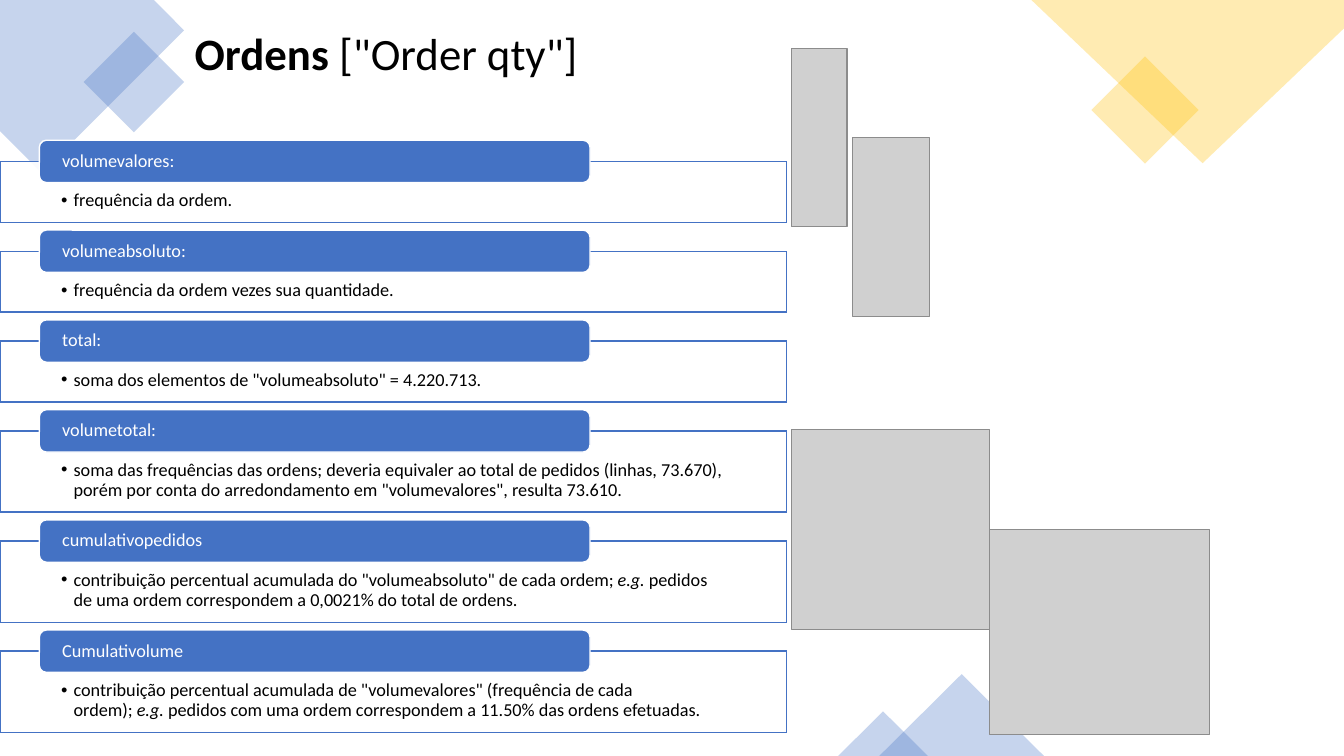
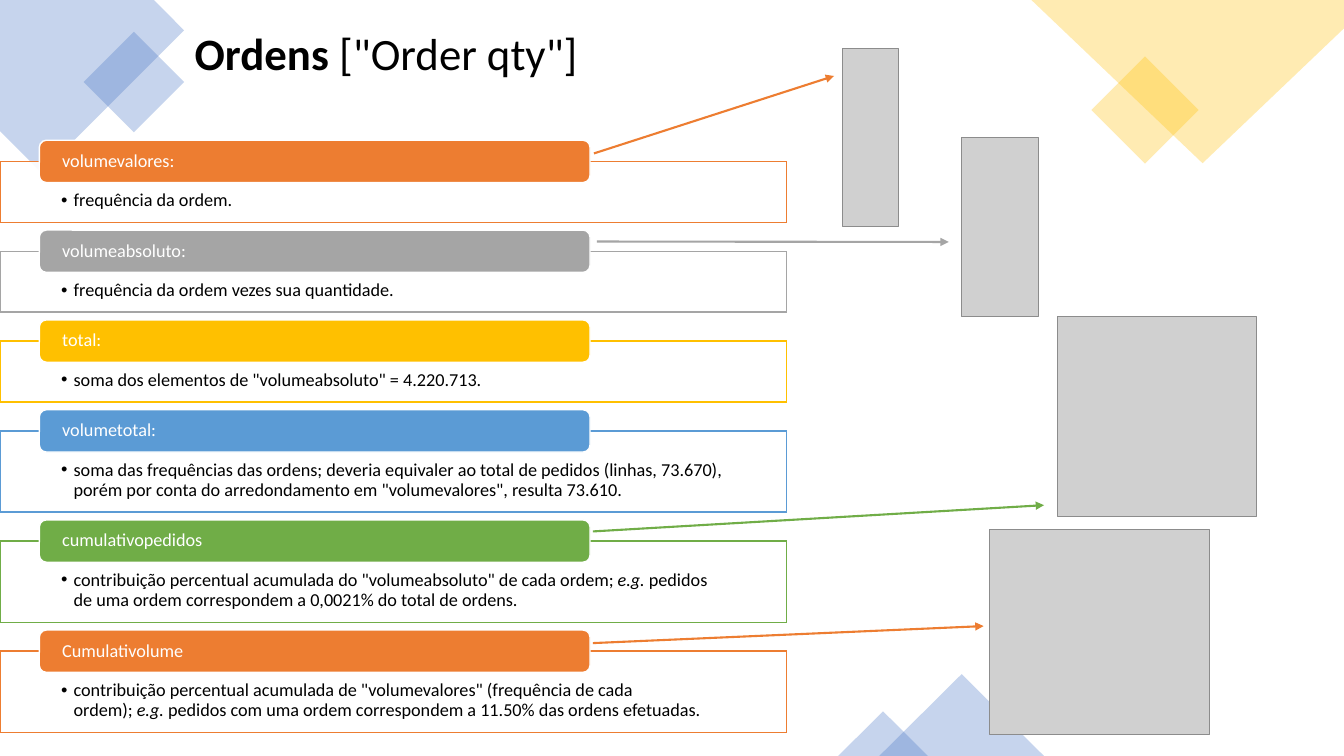
Before and after one commit to brenoccosta/ABIAcademyHack, a slide deck: slide 4 of Apresentação1.pptx (slide 3 before the commit). Drawn at 1344x756 pixels with LibreOffice and Linux fonts; fonts in the diff are those of the drawing; grey boxes stand for pictures. Boxes give left, top, right and bottom in pixels: in the first picture for what was removed or moved away, otherwise in the second. Text is boxed around its words. In the diff, an @@ line names an element or a change of style, - is before the commit and + after.

```diff
--- a/Apresentação1.pptx
+++ b/Apresentação1.pptx
@@ picture: place and size @@
-picture at (791,48,847,227)
+picture at (843,48,898,227)
@@ arrow added from (594, 153) to (834, 76), #ED7D31 1.5 pt @@
@@ rounded rectangle at (39,140,590,182): fill #4472C4 to #ED7D31 @@
@@ picture: place and size @@
-picture at (853,138,930,317)
+picture at (962,138,1038,317)
@@ rectangle at (0,161,786,222): outline #4472C4 1 pt to #ED7D31 1 pt @@
@@ rounded rectangle at (39,230,590,272): fill #4472C4 to #A5A5A5 @@
@@ rectangle at (0,251,786,312): outline #4472C4 1 pt to #A5A5A5 1 pt @@
@@ arrow added from (597, 242) to (949, 242), #A5A5A5 1.5 pt @@
@@ rounded rectangle at (39,320,590,362): fill #4472C4 to #FFC000 @@
@@ picture: place and size @@
-picture at (791,430,990,630)
+picture at (1059,317,1257,517)
@@ rectangle at (0,341,786,401): outline #4472C4 1 pt to #FFC000 1 pt @@
@@ rounded rectangle at (39,410,590,453): fill #4472C4 to #5B9BD5 @@
@@ rectangle at (0,432,786,513): outline #4472C4 1 pt to #5B9BD5 1 pt @@
@@ arrow added from (593, 531) to (1045, 505), #70AD47 1.5 pt @@
@@ rounded rectangle at (39,520,590,563): fill #4472C4 to #70AD47 @@
@@ rectangle at (0,541,786,623): outline #4472C4 1 pt to #70AD47 1 pt @@
@@ arrow added from (593, 643) to (984, 626), #ED7D31 1.5 pt @@
@@ rectangle at (0,651,786,733): outline #4472C4 1 pt to #ED7D31 1 pt @@
@@ rounded rectangle at (39,630,590,673): fill #4472C4 to #ED7D31 @@
```
Also in this commit, not shown: 5 other slides changed, 5 slides added, 2 slides removed, 1 other file.
